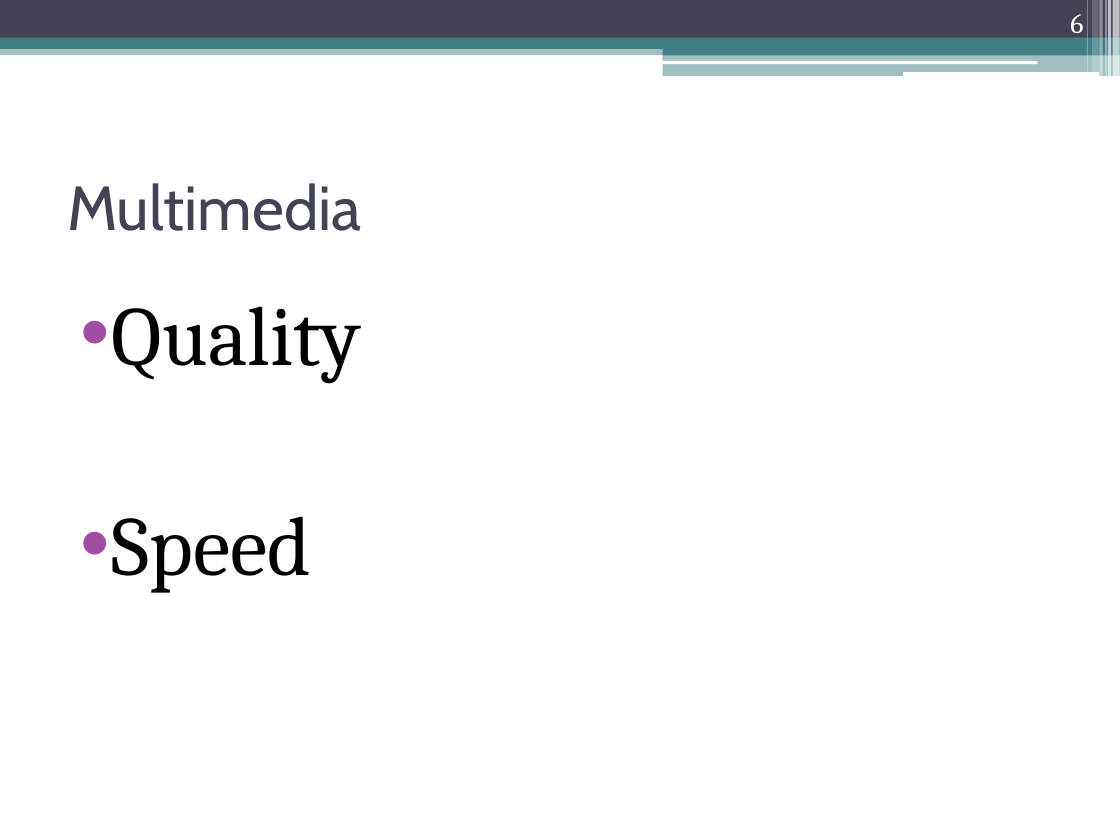
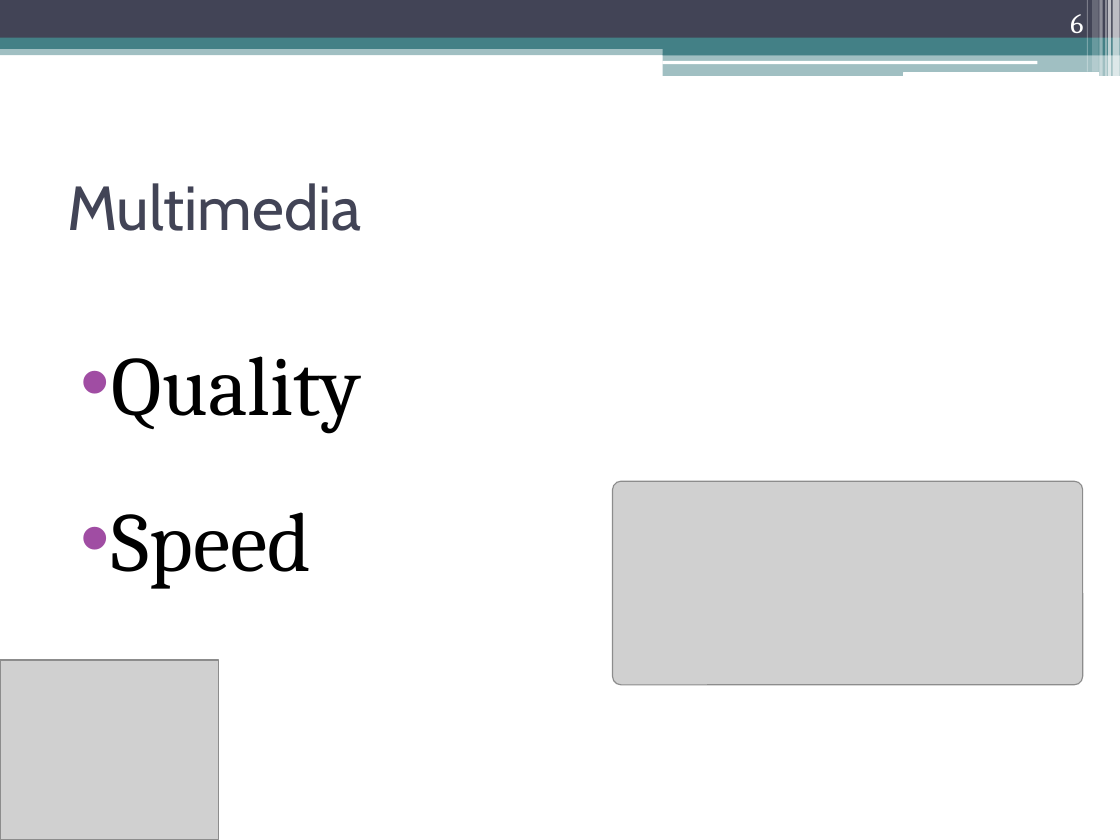
Before and after one commit to sikeh/shanbolishomework, a slide deck: slide 6 of Distributed Computing, Peer-to-Peer and GRIDS/final presentation/ppt/Peer-to-Peer Multimedia Streaming Using BitTorrent.pptx. Drawn at 1120x840 pixels with LibreOffice and Linux fonts; fonts in the diff are those of the drawing; grey boxes stand for pictures. Boxes give left, top, right and bottom in pixels: in the first picture for what was removed or moved away, otherwise in the second. Text is boxed around its words. In the diff, an @@ line names an element or a change of style, - is before the commit and + after.

```diff
--- a/Distributed Computing, Peer-to-Peer and GRIDS/final presentation/ppt/Peer-to-Peer Multimedia Streaming Using BitTorrent.pptx
+++ b/Distributed Computing, Peer-to-Peer and GRIDS/final presentation/ppt/Peer-to-Peer Multimedia Streaming Using BitTorrent.pptx
@@ text "Quality" at (x1=112, y1=356, x2=361, y2=589): line spacing 1 to 1.5 @@
@@ picture added at (x1=613, y1=482, x2=1083, y2=685) @@
@@ picture added at (x1=0, y1=660, x2=218, y2=840) @@
```
Also in this commit, not shown: 12 other slides changed, 1 slide added, 1 slide removed.
